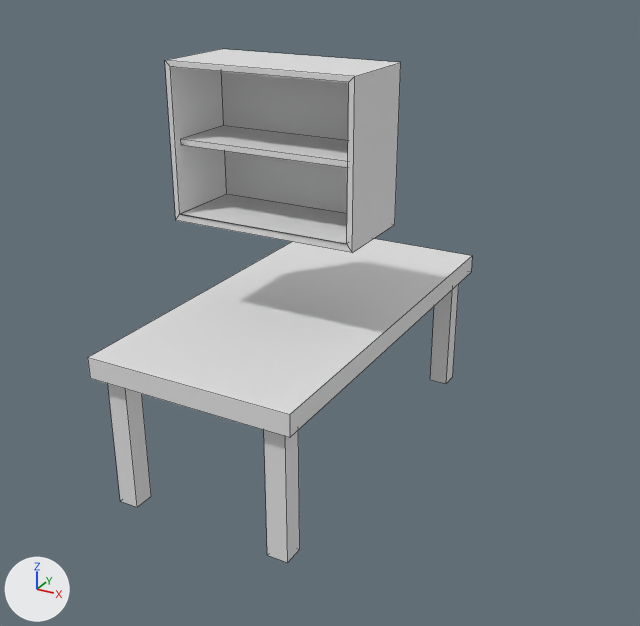
The Blender file assets/models/furnitures.blend: old version first, new version second.
Camera for both pictures: a camera (50 mm lens) standing at (4.01, -7.0, 4.89) and looking at (0.4, -0.43, 1.61). The axes (+X, +Y, +Z) are drawn at lower left. The lights are the same throughout. Mesh edges are drawn as thin lines.

Script lines for the objects in view, before the commit:
```python
me_drawer = bpy.data.meshes.new('Drawer')
me_drawer.from_pydata(...)  # 28 vertices, 24 faces; spans x -0.91..0.91, y -0.81..0.05, z -0.6..0.82
me_table = bpy.data.meshes.new('Table')
me_table.from_pydata(...)  # a box spanning x -1.0..1.0, y -2.0..2.0, z 1.3..1.5; a box spanning x -0.9..-0.7, y -1.9..-1.7, z 0.0..1.3; a box spanning x 0.7..0.9, y -1.9..-1.7, z 0.0..1.3; a box spanning x -0.9..-0.7, y 1.7..1.9, z 0.0..1.3; a box spanning x 0.7..0.9, y 1.7..1.9, z 0.0..1.3
me_table.materials.append(mat_material)  # white #e7e7e7
ob_drawer = bpy.data.objects.new('Drawer', me_drawer)
ob_drawer.location = (0.0, 0.0, 3.0)
ob_table = bpy.data.objects.new('Table', me_table)
ob_table.location = (0.0, 0.0, 0.0)
```
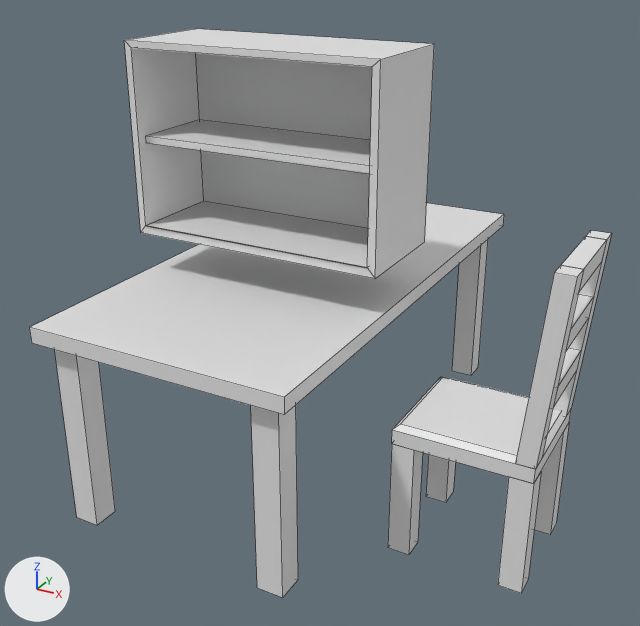
Pixel boxes (x1, y1, x2, y2) of what changed, in the pictures (640 x 626 px; the box of a moved part takes in the faces that stretch with it):
```json
{"object": "Table", "change": "reshaped", "before": [88, 239, 472, 563], "after": [29, 203, 504, 598], "on screen": "24% wider, 22% taller"}
{"object": "Drawer", "change": "mesh rescaled", "before": [165, 49, 401, 253], "after": [124, 29, 434, 279], "on screen": "31% wider, 22% taller"}
{"object": "Chair", "change": "added", "after": [388, 230, 612, 593]}
{"part": 1, "of": "me_table", "change": "moved or reshaped", "before": [88, 239, 472, 438], "after": [29, 203, 504, 415]}
{"part": 2, "of": "me_table", "change": "moved or reshaped", "before": [108, 384, 151, 507], "after": [54, 349, 115, 525]}
{"part": 3, "of": "me_table", "change": "moved or reshaped", "before": [264, 430, 300, 563], "after": [251, 405, 298, 598]}
{"part": 4, "of": "me_table", "change": "moved or reshaped", "before": [430, 284, 459, 384], "after": [452, 240, 488, 375]}
```

Edits to the scene script, one JSON object a line:
```json
{"block": "me_table", "where": "me_table.from_pydata(...)  # 40 vertices, 30 faces; spans x -1.0..1.0, y -2.0..2.0, z 0.0..1.5"}
{"block": "me_table", "where": "# used by ob_table; location = (0.0, 0.0, 0.0)"}
{"block": "me_table", "change": "me_table part 1: the loose piece of 8 vertices spanning x -1.0..1.0, y -2.0..2.0, z 1.3..1.5 is scaled about its middle by (1.2, 1.2, 0.7), then moved by (0.0, 0.0, 0.43)"}
{"block": "me_table", "change": "me_table part 2: the loose piece of 8 vertices spanning x -0.9..-0.7, y -1.9..-1.7, z 0.0..1.3 is scaled about the mesh origin by (1.2, 1.2, 1.35)"}
{"block": "me_table", "change": "me_table part 3: the loose piece of 8 vertices spanning x 0.7..0.9, y -1.9..-1.7, z 0.0..1.3 is scaled about the mesh origin by (1.2, 1.2, 1.35)"}
{"block": "me_table", "change": "me_table part 4: the loose piece of 8 vertices spanning x 0.7..0.9, y 1.7..1.9, z 0.0..1.3 is scaled about the mesh origin by (1.2, 1.2, 1.35)"}
{"block": "me_drawer", "where": "me_drawer.from_pydata(...)  # 28 vertices, 24 faces; spans x -0.91..0.91, y -0.81..0.05, z -0.6..0.82"}
{"block": "me_drawer", "where": "# used by ob_drawer; location = (0.0, 0.0, 3.0)"}
{"block": "me_drawer", "change": "me_drawer part 5: the whole mesh is scaled about the mesh origin by (1.32, 1.2, 1.2)"}
{"op": "add", "block": "me_chair", "code": ["me_chair = bpy.data.meshes.new('Chair')", "me_chair.from_pydata(...)  # 84 vertices, 64 faces; spans x -0.65..0.65, y -0.52..0.52, z 0.0..2.73"]}
{"op": "add", "block": "ob_chair", "code": ["ob_chair = bpy.data.objects.new('Chair', me_chair)", "ob_chair.location = (2.2, -0.8, 0.0)"]}
```
